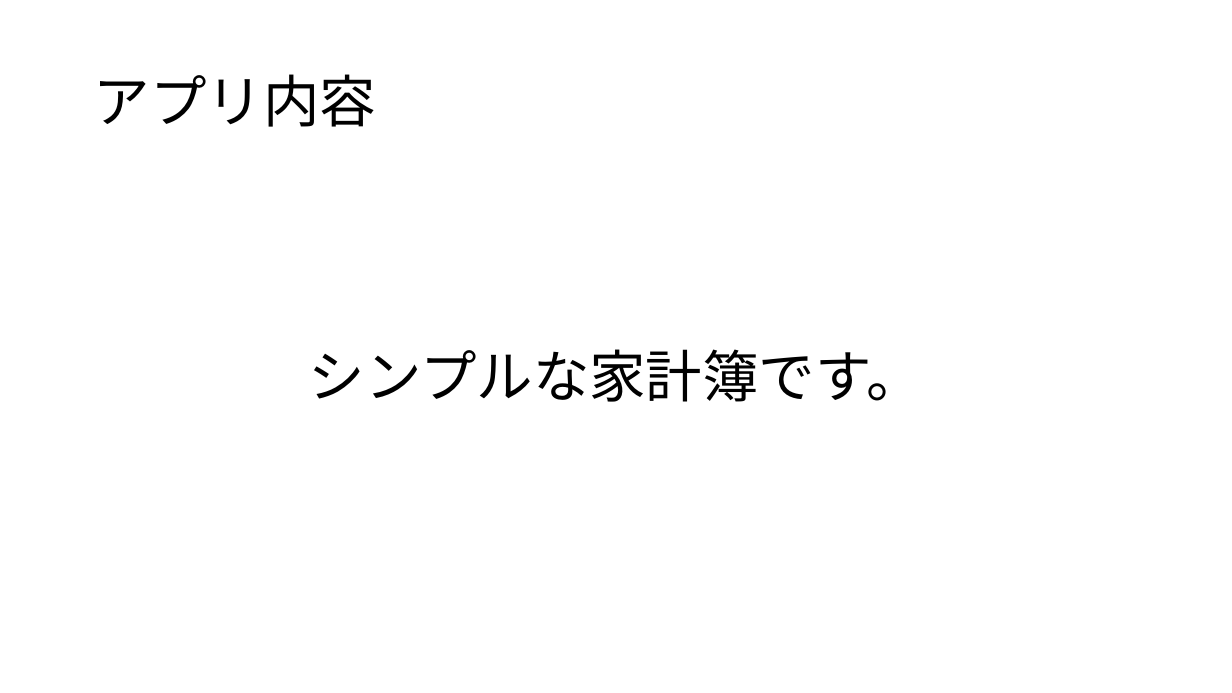
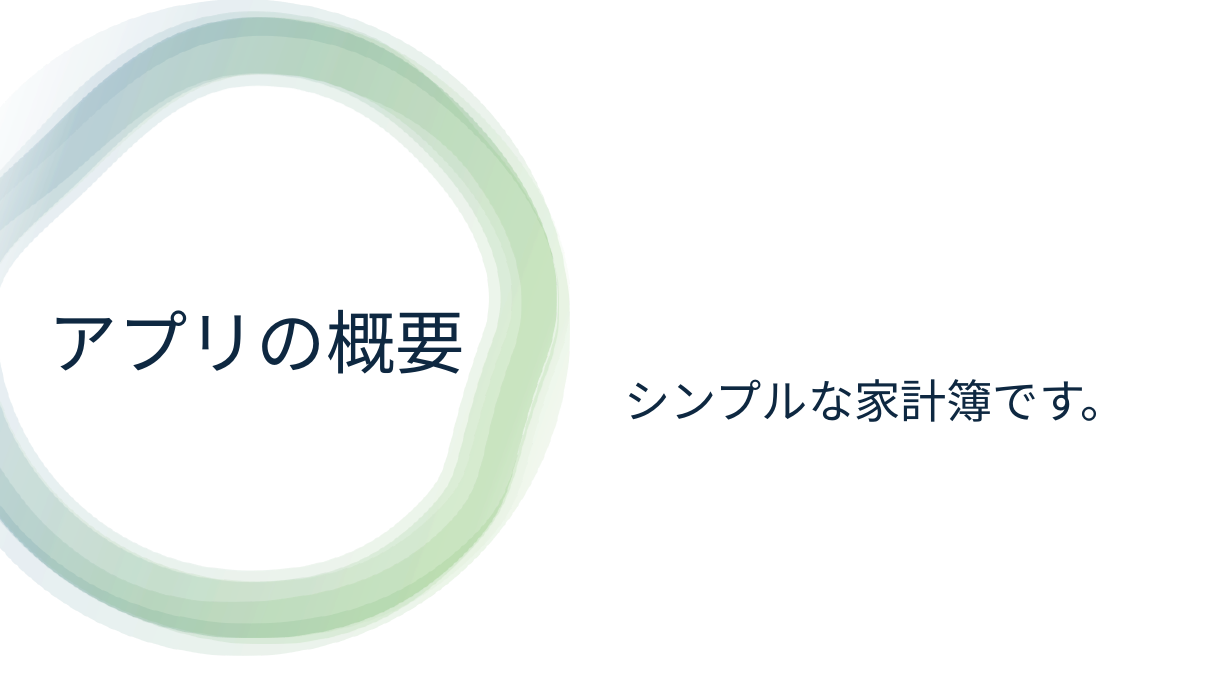
Before and after one commit to iwasitamasayosi/flutter_application_1, a slide deck: slide 2 of 家計簿_岩下暢秀.pptx. Drawn at 1232x693 pixels with LibreOffice and Linux fonts; fonts in the diff are those of the drawing. Boxes give left, top, right and bottom in pixels: in the first picture for what was removed or moved away, otherwise in the second. Text is boxed around its words. In the diff, an @@ line names an element or a change of style, - is before the commit and + after.

```diff
--- a/家計簿_岩下暢秀.pptx
+++ b/家計簿_岩下暢秀.pptx
@@ rectangle added at (x1=0, y1=0, x2=1232, y2=693), fill #FFFFFF @@
@@ group added at (x1=0, y1=0, x2=570, y2=655): 5 freeform shapes @@
@@ text "シンプルな家計簿です。" moved from (x1=309, y1=349, x2=923, y2=402) to (x1=625, y1=379, x2=1127, y2=422) @@
@@ text "シンプルな家計簿です。" at (x1=625, y1=379, x2=1127, y2=422): size 44 to 36 pt, text colour #000000 to #0E2841; alignment centre to left; vertical alignment top to middle @@
@@ title at (x1=49, y1=309, x2=465, y2=374): text changed; size 44 to 54 pt; text colour #000000 to #0E2841 @@
-アプリ内容
+アプリの概要
```
Also in this commit, not shown: 2 other slides changed, 4 slides added, 1 slide removed.
